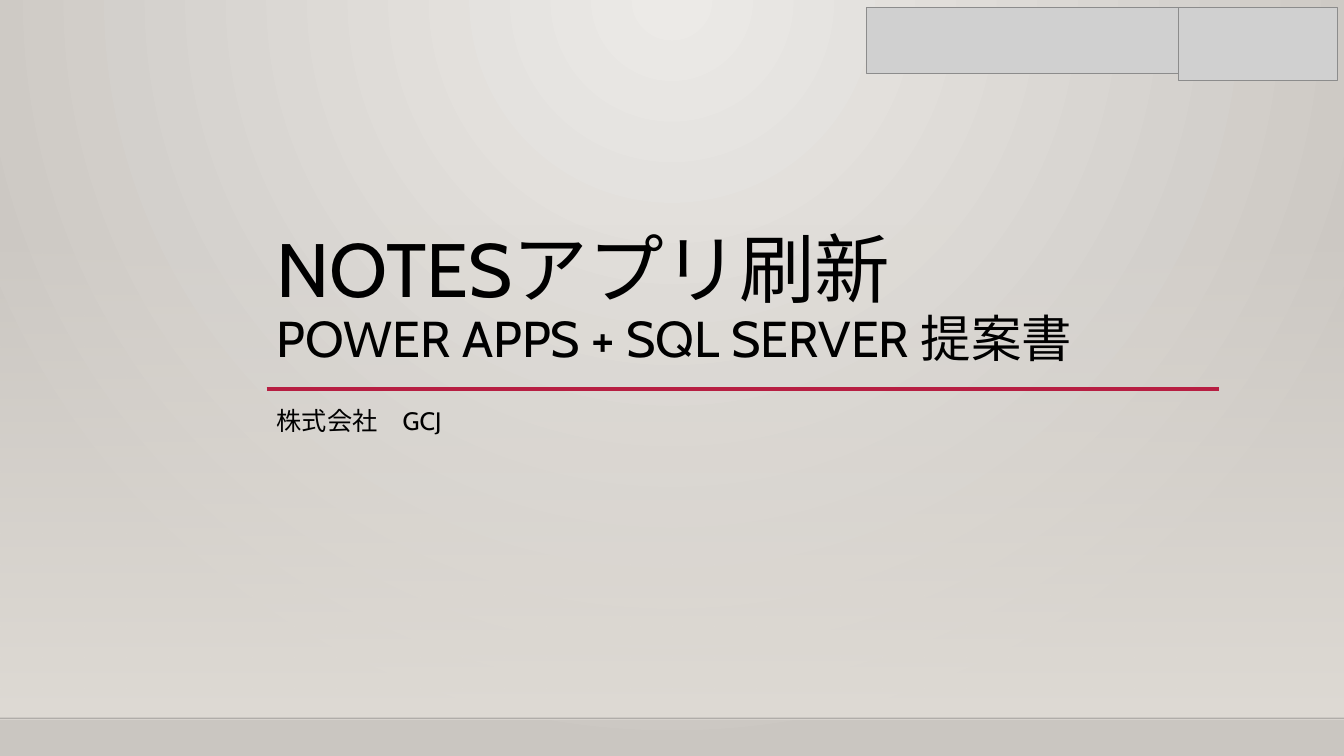
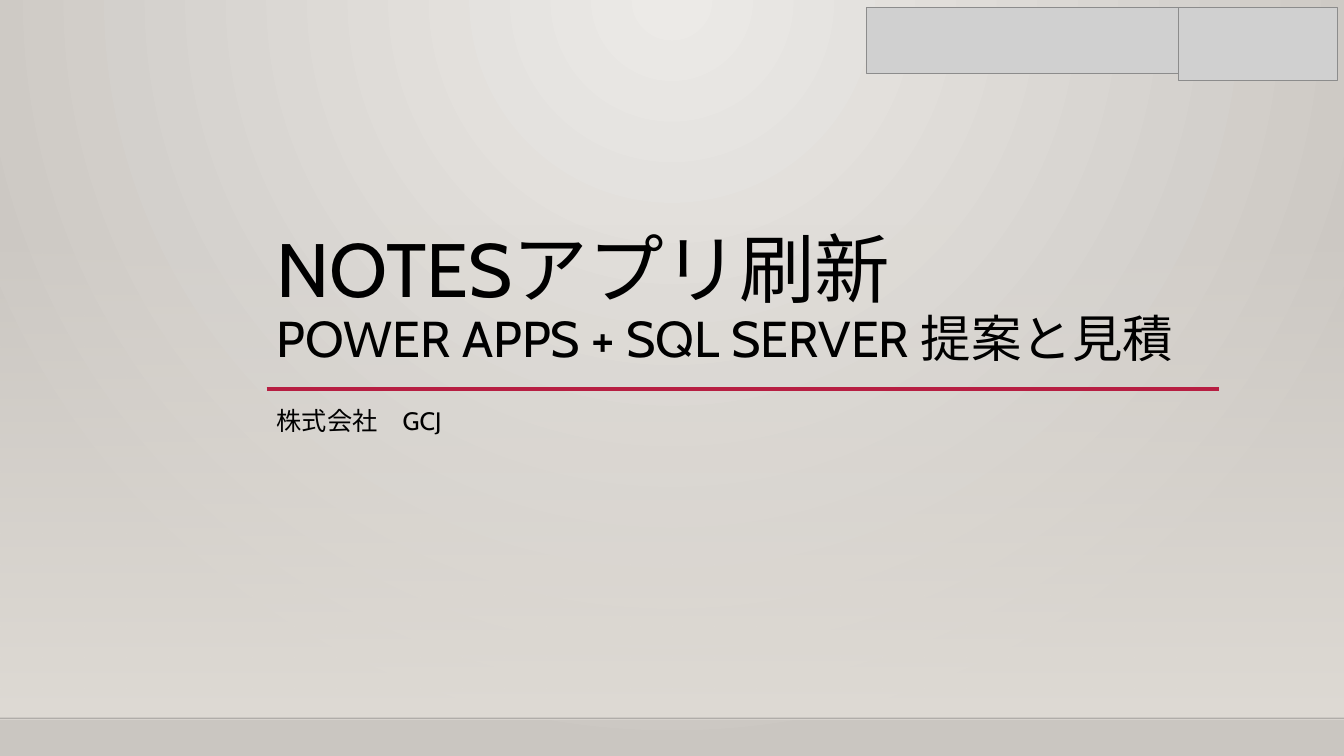
Before and after one commit to 0494938/Notes--CMS-Online, a slide deck: slide 1 of Notesアプリ刷新プロジェクト提案見積もり.pptx. Drawn at 1344x756 pixels with LibreOffice and Linux fonts; fonts in the diff are those of the drawing; grey boxes stand for pictures; background and template pictures are left out. Boxes give left, top, right and bottom in pixels: in the first picture for what was removed or moved away, otherwise in the second. Text is boxed around its words. In the diff, an @@ line names an element or a change of style, - is before the commit and + after.

```diff
--- a/Notesアプリ刷新プロジェクト提案見積もり.pptx
+++ b/Notesアプリ刷新プロジェクト提案見積もり.pptx
@@ title at [277, 234, 1173, 361]: text changed @@
-NOTESアプリ刷新
-POWER APPS + SQL SERVER 提案書
+NOTESアプリ刷新
+POWER APPS + SQL SERVER 提案と見積
```
Also in this commit, not shown: 12 other slides changed, 5 slides added, 2 slides removed, 9 other files.
